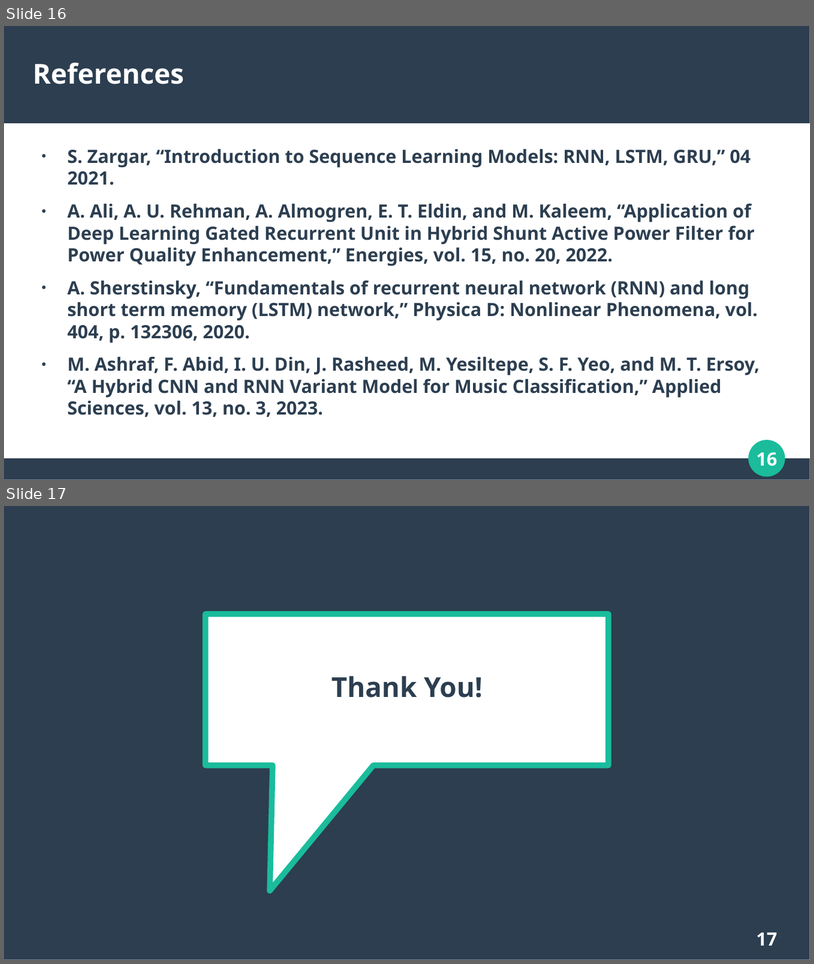
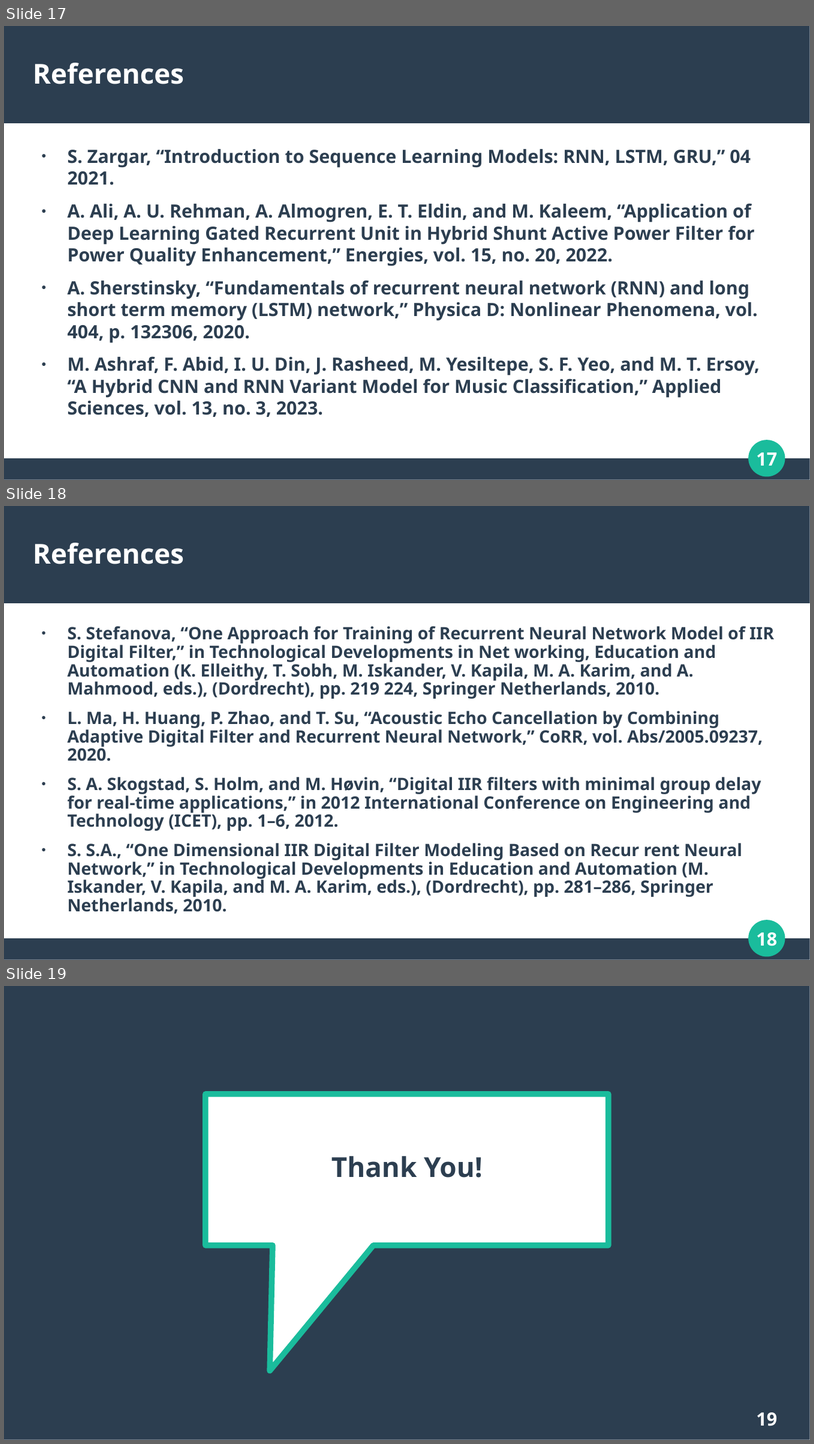
Before and after one commit to mohitlabs/Research, a slide deck: A Low Latency Digital Filter using Recurrent Neural Network/PPT/Presentation.pptx. Shown one above the other, each under a label of ours: slides 16 and 17 before the commit, slides 17, 18 and 19 after it. The pictures are 814x964 and 814x1444 pixels, drawn with LibreOffice and Linux fonts; fonts in the diff are those of the drawing. Boxes give left, top, right and bottom in pixels: in the first picture for what was removed or moved away, otherwise in the second. Text is boxed around its words. In the diff, an @@ line names an element or a change of style, - is before the commit and + after.

```diff
--- a/A Low Latency Digital Filter using Recurrent Neural Network/PPT/Presentation.pptx
+++ b/A Low Latency Digital Filter using Recurrent Neural Network/PPT/Presentation.pptx
@@ slide 18 added at box(4, 506, 810, 960), background #FFFFFF; not listed: 4 template elements that a slide beside it also shows @@
@@ title added at box(33, 543, 184, 564), 27 pt, text #FFFFFF, bold @@
+References
@@ text added at box(68, 626, 774, 913), 16.8 pt, text #2C3E50, bold @@
+● S. Stefanova, “One Approach for Training of Recurrent Neural Network Model of IIR Digital Filter,” in Technological Developments in Net working, Education and Automation (K. Elleithy, T. Sobh, M. Iskander, V. Kapila, M. A. Karim, and A. Mahmood, eds.), (Dordrecht), pp. 219 224, Springer Netherlands, 2010.
+● L. Ma, H. Huang, P. Zhao, and T. Su, “Acoustic Echo Cancellation by Combining Adaptive Digital Filter and Recurrent Neural Network,” CoRR, vol. Abs/2005.09237, 2020.
+● S. A. Skogstad, S. Holm, and M. Høvin, “Digital IIR filters with minimal group delay for real-time applications,” in 2012 International Conference on Engineering and Technology (ICET), pp. 1–6, 2012.
+● S. S.A., “One Dimensional IIR Digital Filter Modeling Based on Recur rent Neural Network,” in Technological Developments in Education and Automation (M. Iskander, V. Kapila, and M. A. Karim, eds.), (Dordrecht), pp. 281–286, Springer Netherlands, 2010.
@@ what was slide 16 is now slide 17 @@
@@ page number at box(756, 452, 777, 465): text changed @@
-16
+17
@@ what was slide 17 is now slide 19 @@
@@ page number at box(756, 1412, 777, 1426): text changed @@
-17
+19
```
Also in this commit, not shown: 1 slide changed, 1 other slide added, 13 other files.
